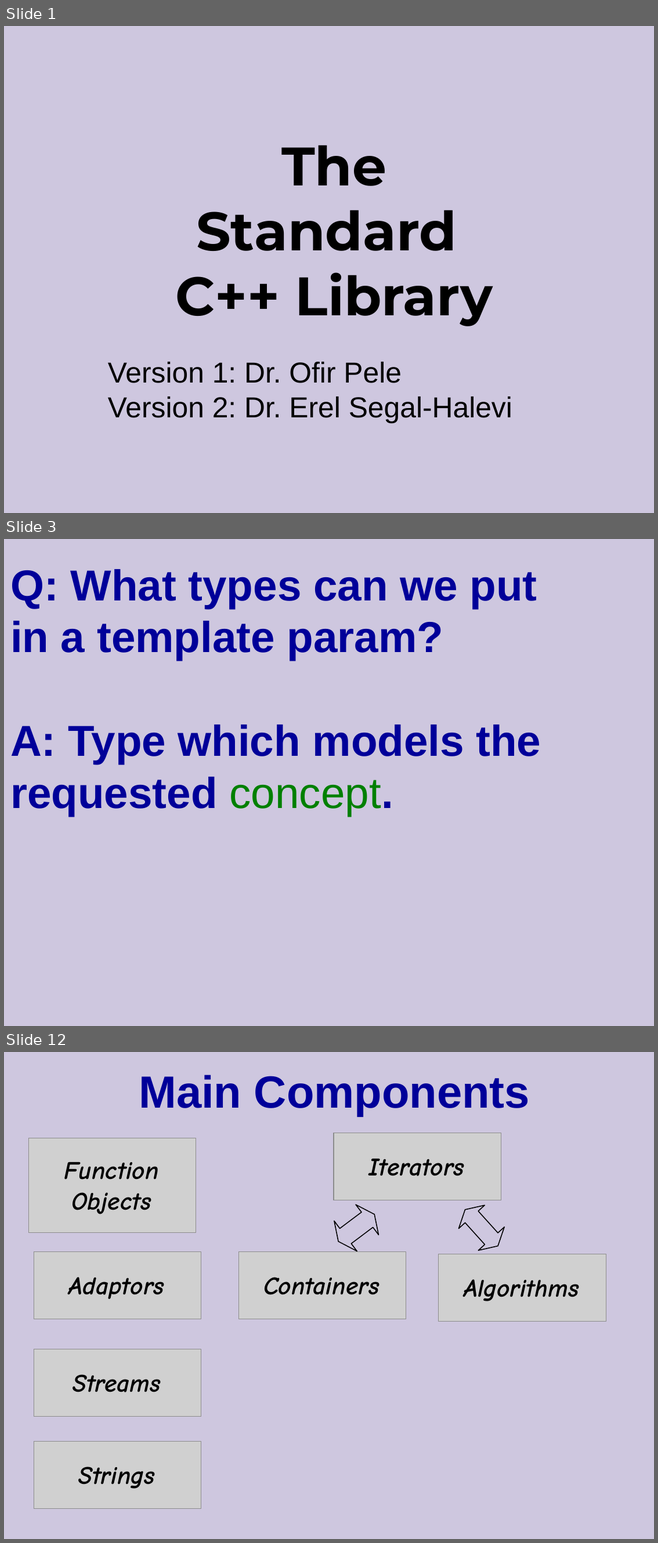
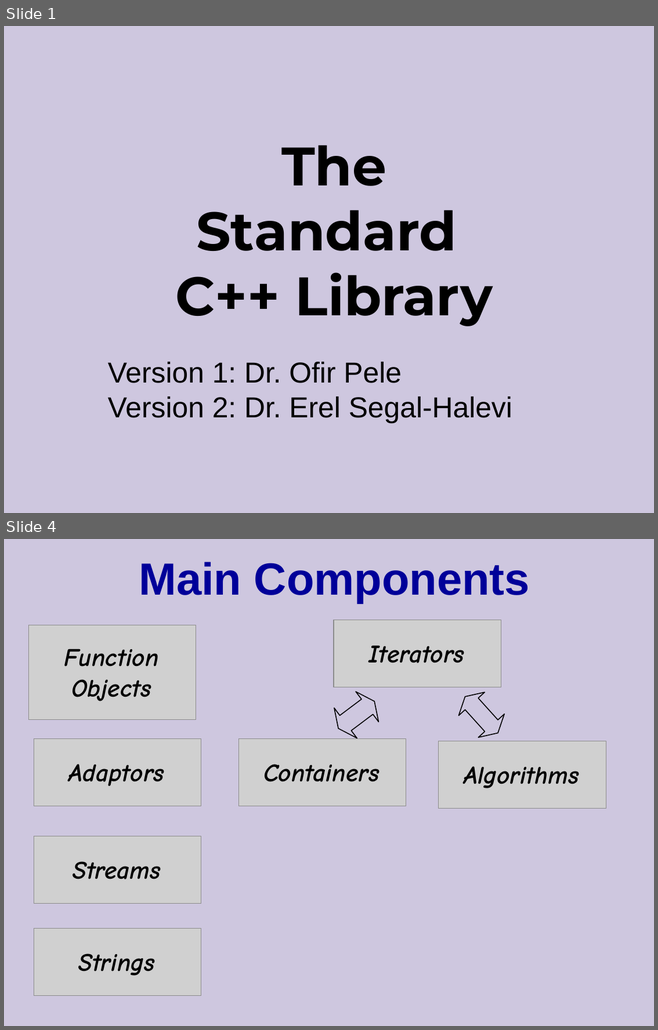
Before and after one commit to cpp-at-ariel/cpp-5779, a slide deck: 10-stl-containers/slides.odp. Shown one above the other, each under a label of ours: slides 1, 3 and 12 before the commit, slides 1 and 4 after it; the slides between them are not shown. The pictures are 658x1543 and 658x1030 pixels, drawn with LibreOffice and Linux fonts; fonts in the diff are those of the drawing; grey boxes stand for pictures. Boxes give left, top, right and bottom in pixels: in the first picture for what was removed or moved away, otherwise in the second. Text is boxed around its words. In the diff, an @@ line names an element or a change of style, - is before the commit and + after.

```diff
--- a/10-stl-containers/slides.odp
+++ b/10-stl-containers/slides.odp
@@ slide 3 removed at (x1=4, y1=539, x2=654, y2=1026), background #CEC7DF @@
@@ title removed at (x1=10, y1=569, x2=541, y2=816) @@
-Q: What types can we put
-in a template param?
-A: Type which models the
-requested concept.
@@ what was slide 12 is now slide 4 @@
```
Also in this commit, not shown: 3 slides changed, 12 other slides removed, 2 other files.
